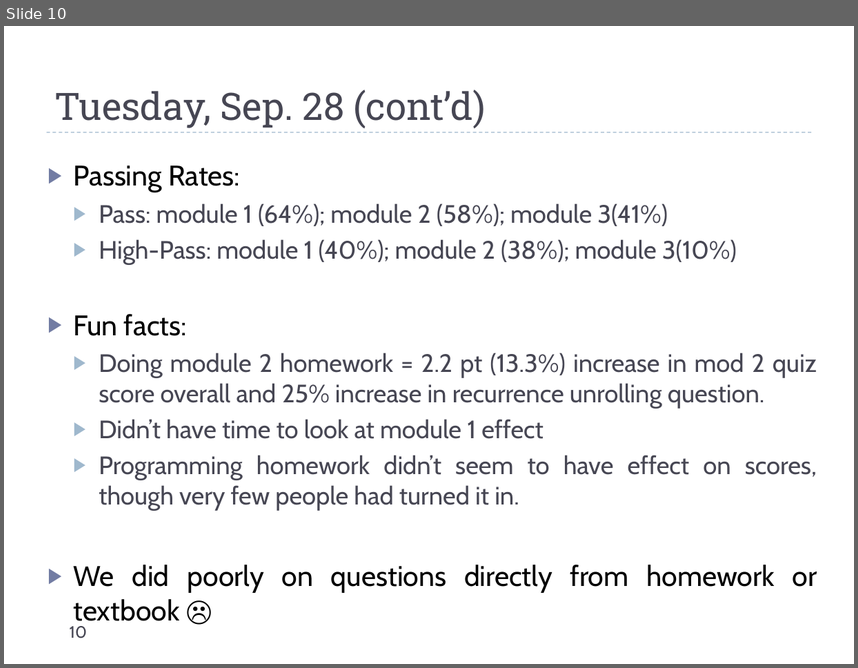
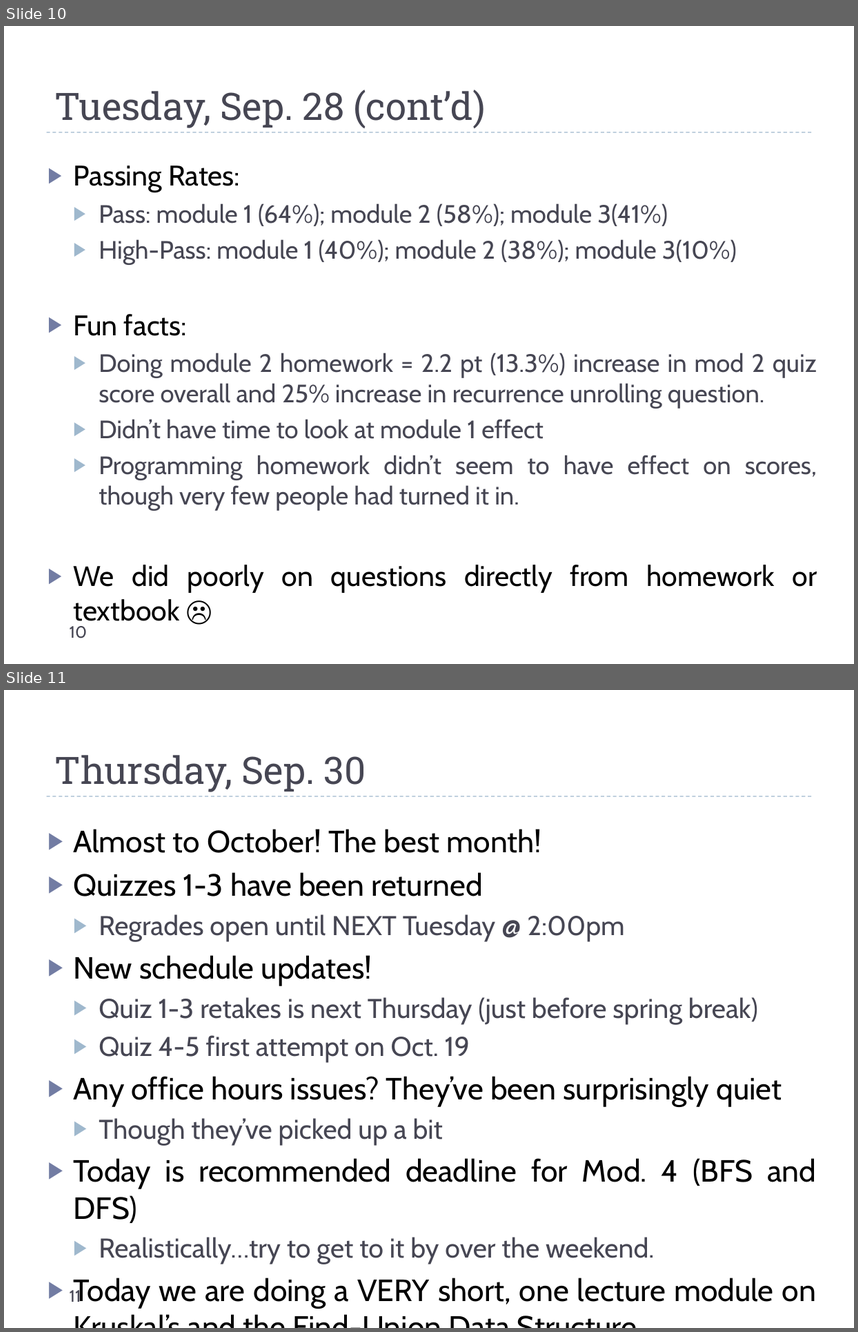
Before and after one commit to uva-cs/cs4102-f21, a slide deck: slides/dailyannouncements_mf.pptx. Shown one above the other, each under a label of ours: slide 10 before the commit, slides 10 and 11 after it. The pictures are 858x668 and 858x1332 pixels, drawn with LibreOffice and Linux fonts; fonts in the diff are those of the drawing. Boxes give left, top, right and bottom in pixels: in the first picture for what was removed or moved away, otherwise in the second. Text is boxed around its words. In the diff, an @@ line names an element or a change of style, - is before the commit and + after.

Commit message:
new announcements

```diff
--- a/slides/dailyannouncements_mf.pptx
+++ b/slides/dailyannouncements_mf.pptx
@@ slide 11 added at (x1=4, y1=690, x2=854, y2=1328), background #FFFFFF; not listed: 1 template element that a slide beside it also shows @@
@@ title added at (x1=55, y1=755, x2=366, y2=792), 32 pt, text #464653 @@
+Thursday, Sep. 30
@@ text added at (x1=73, y1=829, x2=816, y2=1308), 26 pt, text #000000 @@
+▶ Almost to October! The best month!
+▶ Quizzes 1-3 have been returned
+  ▶ Regrades open until NEXT Tuesday @ 2:00pm
+▶ New schedule updates!
+  ▶ Quiz 1-3 retakes is next Thursday (just before spring break)
+  ▶ Quiz 4-5 first attempt on Oct. 19
+▶ Any office hours issues? They’ve been surprisingly quiet
+  ▶ Though they’ve picked up a bit
+▶ Today is recommended deadline for Mod. 4 (BFS and DFS)
+  ▶ Realistically…try to get to it by over the weekend.
+▶ Today we are doing a VERY short, one lecture module on Kruskal’s and the Find-Union Data Structure
@@ page number added at (x1=70, y1=1287, x2=81, y2=1301), 14 pt, text #464653 @@
+11
```
